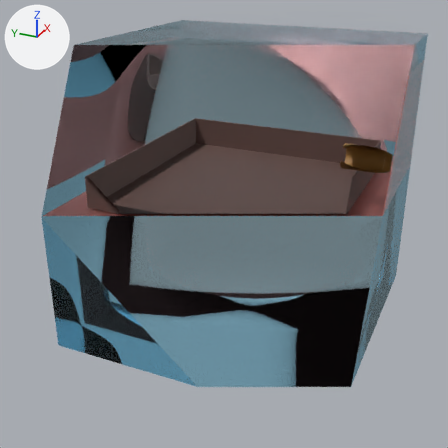
An edit to the Blender file assets/aquarium.blend, drawn before and after from the same camera.
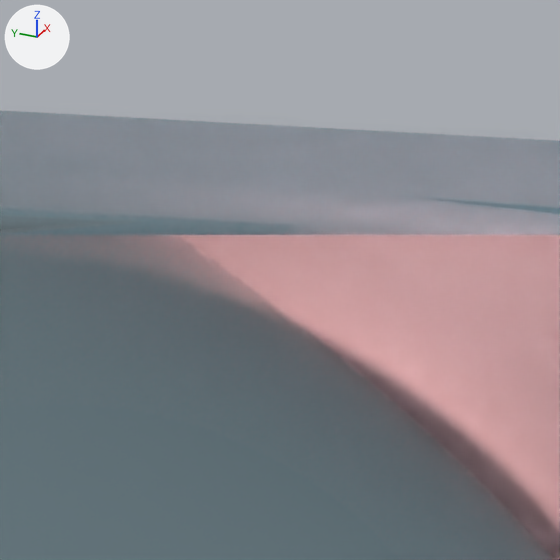
The first picture shows the older version from a 50 mm lens placed at (-48.84, -19.9, 20.43), pointed at (-2.01, 1.17, -2.98). The close-ups show both versions on the part from 53% to 75% of the width and 1% to 23% of the height of that picture. Lighting does not change. The marker at upper left points along +X, +Y and +Z. Everything nearer to the camera than a plane just in front of the edit is cut away.
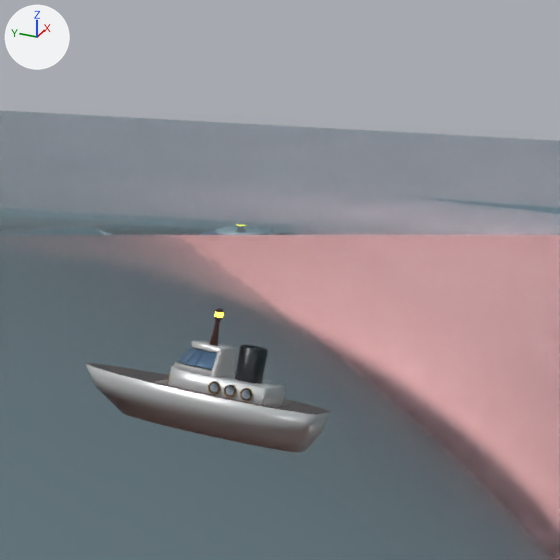
Boxes [x1, y1, x2, y2] around the edits, measured in the close-ups (560 x 560 px):
'Ship', added: after [85, 308, 331, 453]
    faces in mat_material_005: [85, 308, 331, 453]

What changed in the scene script:
```text
Add img_ship_real_png:
    img_ship_real_png = load_image('Ship_real.png', '../textures/Ship_real.png', 1024, 1024, 'sRGB')
Add mat_glow:
    mat_glow = emission_material('Glow')
    mat_glow.base_color = (1.0, 0.694, 0.0293)  # yellow #ffd930
    mat_glow.strength = 10.0
Add mat_material_005:
    mat_material_005 = bpy.data.materials.new('Material.005')
    # uses the picture img_ship_real_png
Add me_plane_002:
    me_plane_002.from_pydata(...)  # 603 vertices, 415 faces; spans x -2.05..2.05, y -7.4..2.68, z 0.0..4.71
    # faces by material slot: [400, 15]
    me_plane_002.materials.append(mat_material_005)
    me_plane_002.materials.append(mat_glow)  # yellow #ffd930
Add ob_ship:
    ob_ship = bpy.data.objects.new('Ship', me_plane_002)
    ob_ship.location = (2.74, -2.2, 9.31)
    ob_ship.rotation_euler = (-0.115, -0.116, -3.142)  # degrees (-6.6, -6.6, -180)
    ob_ship.scale = (0.388, 0.388, 0.388)
```
